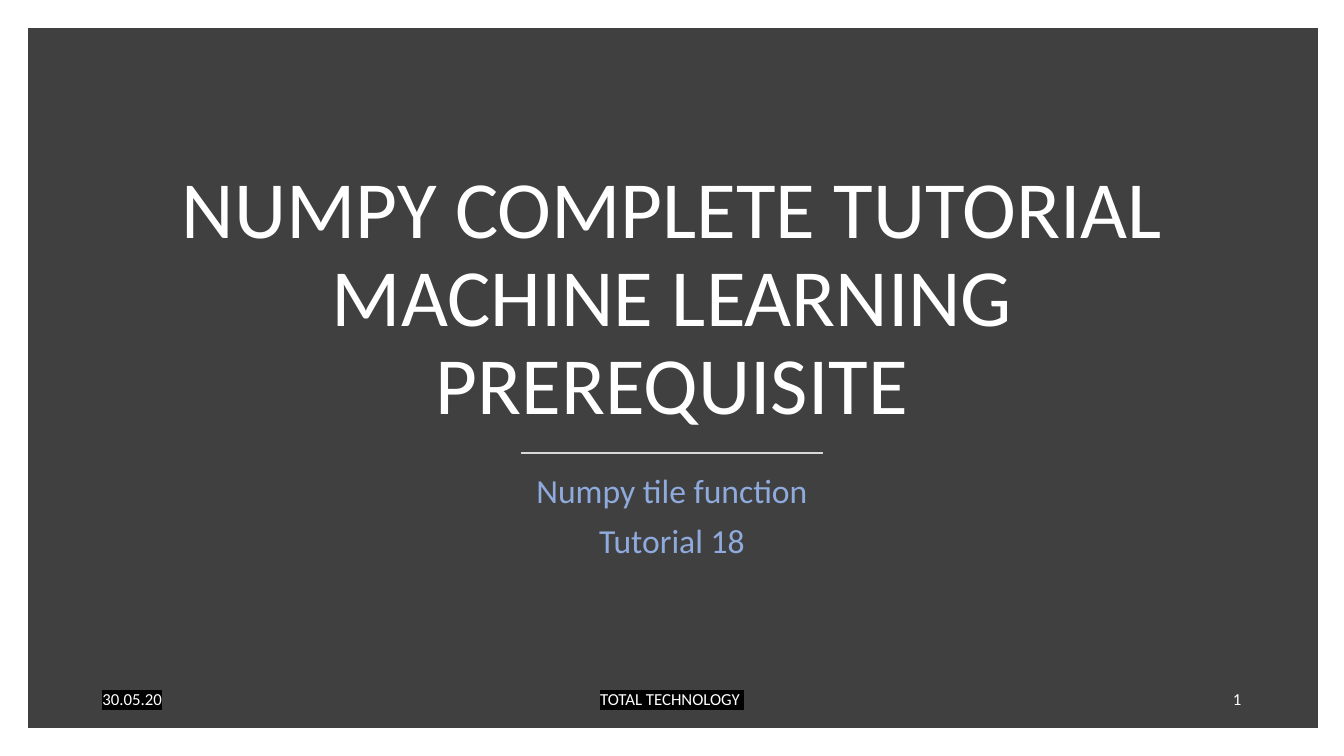
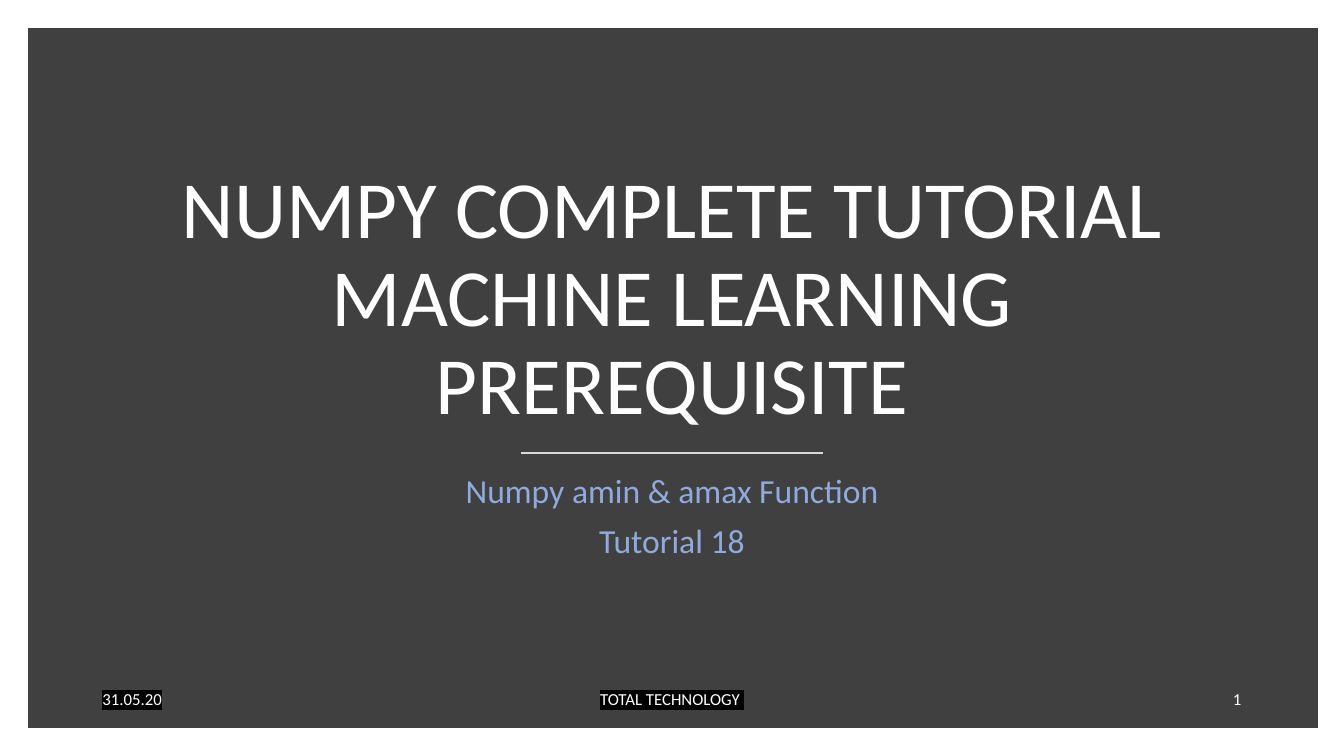
Before and after one commit to ronidas39/NUMPY_TUTORIAL, a slide deck: slide 1 of NUMPY_TUTORIAL_18_SLIDE.pptx. Drawn at 1344x756 pixels with LibreOffice and Linux fonts; fonts in the diff are those of the drawing. Boxes give left, top, right and bottom in pixels: in the first picture for what was removed or moved away, otherwise in the second. Text is boxed around its words. In the diff, an @@ line names an element or a change of style, - is before the commit and + after.

Commit message:
tutorial 18

```diff
--- a/NUMPY_TUTORIAL_18_SLIDE.pptx
+++ b/NUMPY_TUTORIAL_18_SLIDE.pptx
@@ subtitle at [466,480,878,509]: text changed @@
-Numpy tile function
+Numpy amin & amax Function
@@ text at [102,694,161,705]: text changed @@
-30.05.20
+31.05.20
```
Also in this commit, not shown: 2 other slides changed, 4 slides added, 2 other files.
